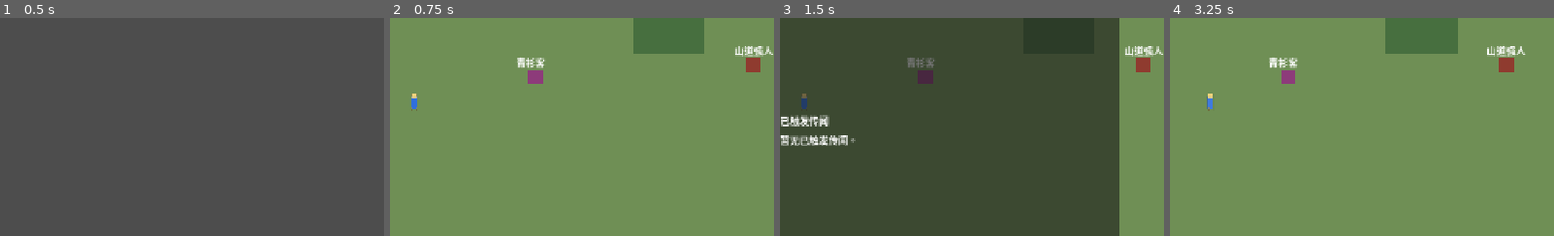
Above: before the commit, frames 1-4 (left to right).
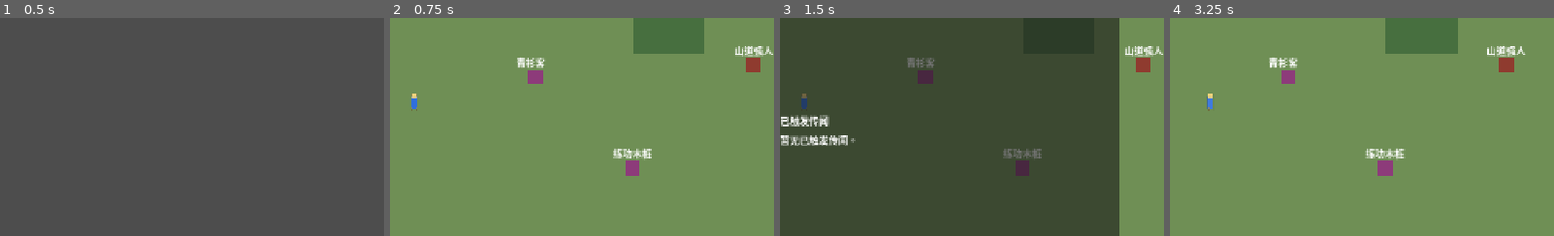
Above: after the commit, the same moments.

Repository: zhangyebo1991/liangyusheng-qunxiazhuan
Game: Godot game, scene res://scenes/boot.tscn
The game is run twice, just before and just after one commit, with the same random seed, the same clock (stepped at 60 frames per second) and the same inputs.
Inputs (mouse positions are % of the whole screen's width and height, from its top left):
- Up to frame 1 (0.5 s): no input
- Up to frame 2 (0.75 s): click "开始新游戏" at 0.5 s
- Up to frame 3 (1.5 s): click "记事" at 1.25 s
- Up to frame 4 (3.25 s): click "关闭" at 2 s; tap Enter (confirm) at 2.75 s; move the mouse to (65, 44) at 2.77 s; hold D (move_right) from 2.78 s (still down); hold Enter (confirm) from 2.78 s (still down); click (65, 44) at 2.92 s
The pictures show only the part of the screen within x 46-96%, y 31-81%; the shares and areas given below are measured in that part.

Frame 1 is identical in both runs. In frame 2, 0.6% of the frame differs, in the area x 58-69%, y 59-73%; in frame 3, 0.5%; in frame 4, 0.7%, in the area x 50-62%, y 60-73%.

Commit message:
feat: 增加木桩训练战斗入口

Diff:
--- a/data/actors.json
+++ b/data/actors.json
@@ -70,6 +70,48 @@
     "sprite_tile_id": "tile_bandit_lackey_hd"
   },
   {
+    "id": "training_dummy_easy",
+    "name": "初档木桩",
+    "level": 1,
+    "hp": 40,
+    "max_hp": 40,
+    "attack": 6,
+    "defense": 0,
+    "move_range": 0,
+    "attack_range": 1,
+    "charge_speed": 160,
+    "martial_arts": [],
+    "sprite_tile_id": "tile_mountain_tree_hd"
+  },
+  {
+    "id": "training_dummy_middle",
+    "name": "中档木桩",
+    "level": 8,
+    "hp": 180,
+    "max_hp": 180,
+    "attack": 32,
+    "defense": 18,
+    "move_range": 1,
+    "attack_range": 1,
+    "charge_speed": 240,
+    "martial_arts": [],
+    "sprite_tile_id": "tile_mountain_tree_hd"
+  },
+  {
+    "id": "training_dummy_hard",
+    "name": "高档木桩",
+    "level": 99,
+    "hp": 999,
+    "max_hp": 999,
+    "attack": 999,
+    "defense": 120,
+    "move_range": 3,
+    "attack_range": 1,
+    "charge_speed": 520,
+    "martial_arts": [],
+    "sprite_tile_id": "tile_mountain_tree_hd"
+  },
+  {
     "id": "innkeeper_lu",
     "name": "陆掌柜",
     "level": 3,
--- a/data/dialogues.json
+++ b/data/dialogues.json
@@ -20,6 +20,84 @@
     "title": "试剑归来",
     "lines": [
       {"speaker": "青衫客", "text": "出剑不乱，心也不乱。此丹与铁剑你收下，接下来的路我同你走一程。"}
+    ]
+  },
+  {
+    "id": "training_dummy_intro",
+    "title": "练功木桩",
+    "lines": [
+      {"speaker": "练功木桩", "text": "木桩机关分三档，可试招，也可试命。"}
+    ],
+    "options": [
+      {
+        "id": "training_dummy_easy",
+        "text": "初档木桩",
+        "conditions": [],
+        "effects": [],
+        "battle_context": {
+          "battle_mode": "tactical",
+          "encounter_id": "training_dummy_easy",
+          "battlefield": {"width": 8, "height": 6},
+          "player_deploy": {
+            "max_members": 2,
+            "start_cells": [
+              {"q": 1, "r": 2},
+              {"q": 1, "r": 3}
+            ]
+          },
+          "time_mode": "pause_on_action",
+          "proficiency_reward": 0,
+          "units": [
+            {"unit_id": "training_dummy_easy", "actor_id": "training_dummy_easy", "team": "enemy", "start_cell": {"q": 5, "r": 2}, "move_range": 0, "attack_range": 1, "charge_speed": 160}
+          ]
+        }
+      },
+      {
+        "id": "training_dummy_middle",
+        "text": "中档木桩",
+        "conditions": [],
+        "effects": [],
+        "battle_context": {
+          "battle_mode": "tactical",
+          "encounter_id": "training_dummy_middle",
+          "battlefield": {"width": 8, "height": 6},
+          "player_deploy": {
+            "max_members": 2,
+            "start_cells": [
+              {"q": 1, "r": 2},
+              {"q": 1, "r": 3}
+            ]
+          },
+          "time_mode": "pause_on_action",
+          "proficiency_reward": 0,
+          "units": [
+            {"unit_id": "training_dummy_middle", "actor_id": "training_dummy_middle", "team": "enemy", "start_cell": {"q": 5, "r": 2}, "move_range": 1, "attack_range": 1, "charge_speed": 240}
+          ]
+        }
+      },
+      {
+        "id": "training_dummy_hard",
+        "text": "高档木桩",
+        "conditions": [],
+        "effects": [],
+        "battle_context": {
+          "battle_mode": "tactical",
+          "encounter_id": "training_dummy_hard",
+          "battlefield": {"width": 8, "height": 6},
+          "player_deploy": {
+            "max_members": 2,
+            "start_cells": [
+              {"q": 1, "r": 2},
+              {"q": 1, "r": 3}
+            ]
+          },
+          "time_mode": "pause_on_action",
+          "proficiency_reward": 0,
+          "units": [
+            {"unit_id": "training_dummy_hard", "actor_id": "training_dummy_hard", "team": "enemy", "start_cell": {"q": 2, "r": 2}, "move_range": 3, "attack_range": 1, "charge_speed": 520}
+          ]
+        }
+      }
     ]
   },
   {
--- a/data/maps.json
+++ b/data/maps.json
@@ -18,6 +18,14 @@
         "radius": 72,
         "dialogue_id": "mountain_pass_intro",
         "quest_id": "quest_mountain_trial"
+      },
+      {
+        "id": "npc_training_dummy",
+        "type": "npc",
+        "name": "练功木桩",
+        "position": {"x": 520, "y": 430},
+        "radius": 64,
+        "dialogue_id": "training_dummy_intro"
       },
       {
         "id": "enemy_bandit_gate",
--- a/scripts/scenes/map_screen_base.gd
+++ b/scripts/scenes/map_screen_base.gd
@@ -232,6 +232,10 @@
 
 	var effect_result = result.get("effect_result", {})
 	_mark_triggered_rumors_from_effect_result(effect_result)
+	var battle_context = option.get("battle_context", {})
+	if typeof(battle_context) == TYPE_DICTIONARY and not battle_context.is_empty():
+		_start_dialogue_battle(battle_context)
+		return
 	var next_dialogue_id = str(option.get("next_dialogue_id", ""))
 	if not next_dialogue_id.is_empty():
 		_open_dialogue(next_dialogue_id)
@@ -242,6 +246,21 @@
 	_refresh_party_panel_if_open()
 	_update_quest_text()
 	_refresh_tracked_tasks()
+
+func _start_dialogue_battle(raw_context: Dictionary) -> void:
+	var game_state = _get_game_state()
+	var scene_loader = _get_scene_loader()
+	if game_state == null or scene_loader == null:
+		return
+	var context = raw_context.duplicate(true)
+	if str(context.get("source_map_id", "")).is_empty():
+		context["source_map_id"] = map_id
+	context["return_position"] = {
+		"x": player.global_position.x,
+		"y": player.global_position.y,
+	}
+	game_state.set_battle_context(context)
+	scene_loader.change_scene("res://scenes/battle.tscn")
 
 func _on_dialogue_closed() -> void:
 	_record_dialogue_rumor(active_dialogue_state)
--- a/scripts/scenes/mountain_pass_screen.gd
+++ b/scripts/scenes/mountain_pass_screen.gd
@@ -26,6 +26,9 @@
 
 func _talk_to_npc(record: Dictionary) -> void:
 	var quest_id = str(record.get("quest_id", ""))
+	if quest_id.is_empty():
+		_open_dialogue(str(record.get("dialogue_id", "")))
+		return
 	var status = GameState.quest_system.get_status(quest_id)
 	if status == "not_started":
 		GameState.quest_system.start_quest(quest_id)
--- a/scripts/scenes/party_panel.gd
+++ b/scripts/scenes/party_panel.gd
@@ -160,8 +160,8 @@
 		empty.custom_minimum_size = Vector2(460, 28)
 		_formation_list.add_child(empty)
 		return
-	for actor_id_value in order:
-		var actor_id = str(actor_id_value)
+	for order_index in range(order.size()):
+		var actor_id = str(order[order_index])
 		var row = HBoxContainer.new()
 		row.custom_minimum_size = Vector2(460, 32)
 		_formation_list.add_child(row)
@@ -181,12 +181,18 @@
 		var up_button = Button.new()
 		up_button.text = "上移"
 		up_button.custom_minimum_size = Vector2(72, 28)
+		up_button.disabled = order_index <= 1
+		if up_button.disabled:
+			up_button.tooltip_text = "主角固定第一位。"
 		up_button.pressed.connect(_move_formation_member.bind(actor_id, -1))
 		row.add_child(up_button)
 
 		var down_button = Button.new()
 		down_button.text = "下移"
 		down_button.custom_minimum_size = Vector2(72, 28)
+		down_button.disabled = order_index >= order.size() - 1
+		if down_button.disabled:
+			down_button.tooltip_text = "已经在队尾。"
 		down_button.pressed.connect(_move_formation_member.bind(actor_id, 1))
 		row.add_child(down_button)
 
--- a/scripts/systems/tactical_combat_system.gd
+++ b/scripts/systems/tactical_combat_system.gd
@@ -29,6 +29,8 @@
 	var rewards = context.get("victory_rewards", {})
 	if typeof(rewards) == TYPE_DICTIONARY:
 		battle.victory_rewards = rewards.duplicate(true)
+	battle.reward_martial_art_id = str(context.get("martial_art_id", battle.reward_martial_art_id))
+	battle.proficiency_reward = max(0, int(context.get("proficiency_reward", battle.proficiency_reward)))
 	battle.time_mode = str(context.get("time_mode", TacticalBattleStateScript.TIME_MODE_PAUSE_ON_ACTION))
 	if battle.time_mode.is_empty():
 		battle.time_mode = TacticalBattleStateScript.TIME_MODE_PAUSE_ON_ACTION
--- a/tests/test_data_loader.gd
+++ b/tests/test_data_loader.gd
@@ -6,7 +6,7 @@
 	var repository = DataRepositoryScript.new()
 	var content = repository.load_all()
 
-	assertions.assert_eq(content.get("actors", []).size(), 6, "应加载 6 个示例角色")
+	assertions.assert_eq(content.get("actors", []).size(), 9, "应加载 9 个示例角色")
 	assertions.assert_eq(content.get("martial_arts", []).size(), 8, "应加载 8 门武学（含 4 门新）")
 	assertions.assert_eq(repository.get_actor("hero_yun").get("name", ""), "云游少侠", "应按编号读取角色")
 	assertions.assert_eq(repository.get_actor("innkeeper_lu").get("name", ""), "陆掌柜", "应读取客栈掌柜角色")
--- a/tests/test_map_data.gd
+++ b/tests/test_map_data.gd
@@ -31,6 +31,19 @@
 	else:
 		assertions.assert_true(false, "山道战棋应包含山道喽啰单位")
 	assertions.assert_eq(repository.get_actor("bandit_lackey_01").get("name", ""), "山道喽啰", "应读取山道喽啰角色")
+
+	var training_dummy = _find_object(mountain, "npc_training_dummy")
+	assertions.assert_eq(training_dummy.get("type", ""), "npc", "山道应配置练功木桩交互点")
+	assertions.assert_eq(training_dummy.get("name", ""), "练功木桩", "练功木桩应显示中文名称")
+	assertions.assert_eq(training_dummy.get("dialogue_id", ""), "training_dummy_intro", "练功木桩应绑定训练对白")
+	var dummy_dialogue = repository.get_dialogue("training_dummy_intro")
+	var dummy_options = dummy_dialogue.get("options", [])
+	assertions.assert_eq(dummy_options.size(), 3, "练功木桩应提供初中高三档")
+	var hard_option = _find_option(dummy_options, "training_dummy_hard")
+	assertions.assert_eq(hard_option.get("text", ""), "高档木桩", "高档木桩选项应使用中文文本")
+	assertions.assert_true(typeof(hard_option.get("battle_context", {})) == TYPE_DICTIONARY, "高档木桩选项应携带战斗上下文")
+	assertions.assert_eq(hard_option.get("battle_context", {}).get("battle_mode", ""), "tactical", "高档木桩应进入战棋战斗")
+	assertions.assert_true(repository.get_actor("training_dummy_hard").get("attack", 0) >= 900, "高档木桩攻击应足够高，便于测试倒下回流")
 
 	var village = repository.get_map("foot_village")
 	assertions.assert_eq(village.get("name", ""), "山脚村镇", "应按编号读取山脚村镇")
@@ -82,3 +95,9 @@
 		if object.get("id", "") == object_id:
 			return object
 	return {}
+
+func _find_option(options: Array, option_id: String) -> Dictionary:
+	for option in options:
+		if typeof(option) == TYPE_DICTIONARY and str(option.get("id", "")) == option_id:
+			return option
+	return {}
--- a/tests/test_party_panel.gd
+++ b/tests/test_party_panel.gd
@@ -41,6 +41,14 @@
 	assertions.assert_true(_node_text_has(panel._formation_list, "必出战"), "主角行应标记必出战")
 	assertions.assert_true(_node_text_has(panel._formation_list, "青衫客"), "编队列表应显示队友中文名")
 	assertions.assert_false(_node_text_has(panel._formation_list, "qingshanke"), "编队列表不应显示内部角色编号")
+	var qing_buttons = _formation_buttons_for_name(panel._formation_list, "青衫客")
+	assertions.assert_eq(qing_buttons.size(), 2, "青衫客行应生成上移和下移按钮")
+	assertions.assert_true(qing_buttons[0].disabled, "紧挨主角的队友上移按钮应禁用")
+	assertions.assert_false(qing_buttons[1].disabled, "非队尾队友下移按钮应可用")
+	var porter_buttons = _formation_buttons_for_name(panel._formation_list, "陈脚夫")
+	assertions.assert_eq(porter_buttons.size(), 2, "队尾队友行应生成上移和下移按钮")
+	assertions.assert_false(porter_buttons[0].disabled, "队尾队友上移按钮应可用")
+	assertions.assert_true(porter_buttons[1].disabled, "队尾队友下移按钮应禁用")
 	panel._move_formation_member("porter_chen", -1)
 	assertions.assert_eq(party.get_formation_order(), ["hero_yun", "porter_chen", "qingshanke"], "点击上移后应调整默认出战顺序")
 	panel._move_formation_member("porter_chen", -1)
@@ -73,3 +81,12 @@
 		if _node_text_has(child, expected):
 			return true
 	return false
+
+func _formation_buttons_for_name(list, actor_name: String) -> Array:
+	for child in list.get_children():
+		if not (child is HBoxContainer) or child.get_child_count() < 3:
+			continue
+		var name_label = child.get_child(0)
+		if name_label is Label and name_label.text == actor_name:
+			return [child.get_child(1), child.get_child(2)]
+	return []
--- a/tests/test_tactical_party_battle.gd
+++ b/tests/test_tactical_party_battle.gd
@@ -57,6 +57,21 @@
 	assertions.assert_true(gate_battle.get_unit("hero_yun") != null, "真实山道强人战应生成主角")
 	assertions.assert_true(gate_battle.get_unit("qingshanke") != null, "真实山道强人战应生成已入队的青衫客")
 
+	var hard_dummy_context = _dialogue_option_battle_context(repository, "training_dummy_intro", "training_dummy_hard")
+	assertions.assert_eq(hard_dummy_context.get("battle_mode", ""), "tactical", "高档木桩应提供战棋上下文")
+	var hard_dummy_state = GameStateScript.new()
+	hard_dummy_state.start_new_game()
+	var hard_dummy_battle = system.create_battle(hard_dummy_state, hard_dummy_context, repository)
+	var hard_dummy = hard_dummy_battle.get_unit("training_dummy_hard")
+	assertions.assert_true(hard_dummy != null, "高档木桩战应生成木桩敌人")
+	assertions.assert_eq(hard_dummy_battle.proficiency_reward, 0, "木桩训练胜利不应发放武学熟练度")
+	if hard_dummy != null:
+		assertions.assert_true(hard_dummy.attack >= 900, "高档木桩攻击应足以秒杀测试")
+		system.attack_unit(hard_dummy_battle, "training_dummy_hard", "hero_yun")
+		assertions.assert_true(hard_dummy_battle.is_finished, "高档木桩击倒主角后战斗应失败结束")
+		hard_dummy_state.apply_battle_result(hard_dummy_battle.to_result_dictionary())
+		assertions.assert_eq(hard_dummy_state.party.get_member_status("hero_yun").get("hp", 0), 1, "高档木桩击倒主角后回到队伍状态应保留 1 点气血")
+
 	battle.get_unit("hero_yun").hp = 88
 	battle.get_unit("hero_yun").mp = 6
 	battle.get_unit("qingshanke").hp = 120
@@ -105,6 +120,7 @@
 	assertions.assert_eq(downed_failure_state.party.get_member_status("qingshanke").get("hp", 0), 1, "失败后倒下队友应保留 1 点气血")
 
 	repository.free()
+	hard_dummy_state.free()
 	reward_state.free()
 	fail_state.free()
 	downed_victory_state.free()
@@ -154,6 +170,18 @@
 			return object
 	return {}
 
+func _dialogue_option_battle_context(repository, dialogue_id: String, option_id: String) -> Dictionary:
+	var dialogue = repository.get_dialogue(dialogue_id)
+	var options = dialogue.get("options", [])
+	if typeof(options) != TYPE_ARRAY:
+		return {}
+	for option in options:
+		if typeof(option) != TYPE_DICTIONARY or str(option.get("id", "")) != option_id:
+			continue
+		var context = option.get("battle_context", {})
+		return context if typeof(context) == TYPE_DICTIONARY else {}
+	return {}
+
 func _state_with_ally():
 	var state = GameStateScript.new()
 	state.start_new_game()
